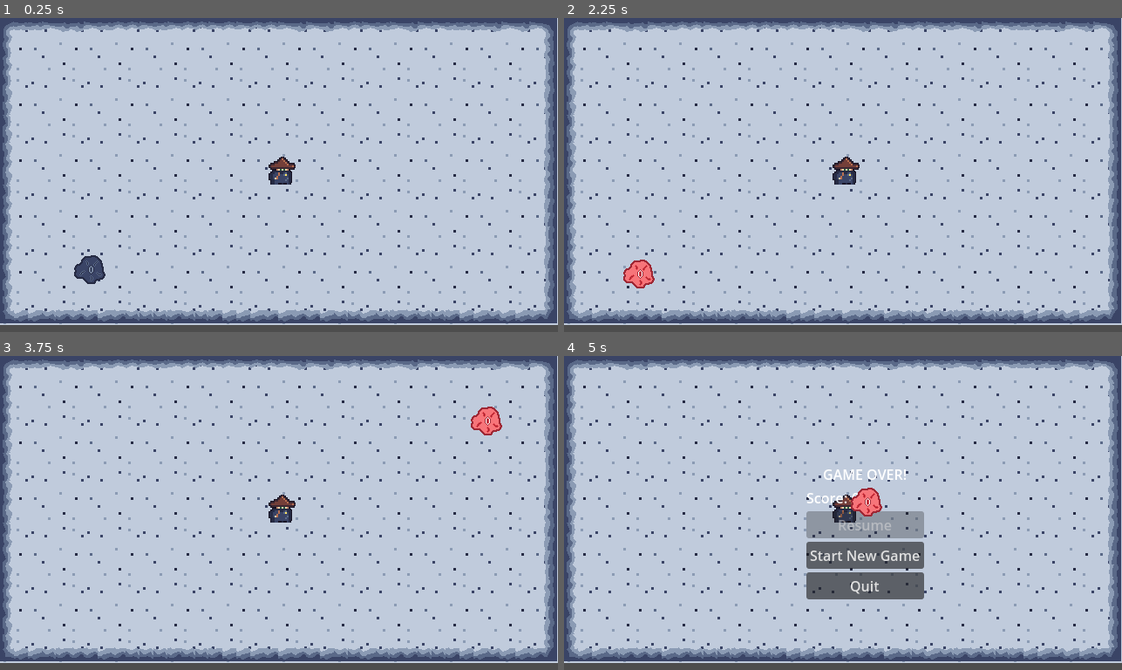
Above: before the commit, frames 1-4 (two rows, left to right).
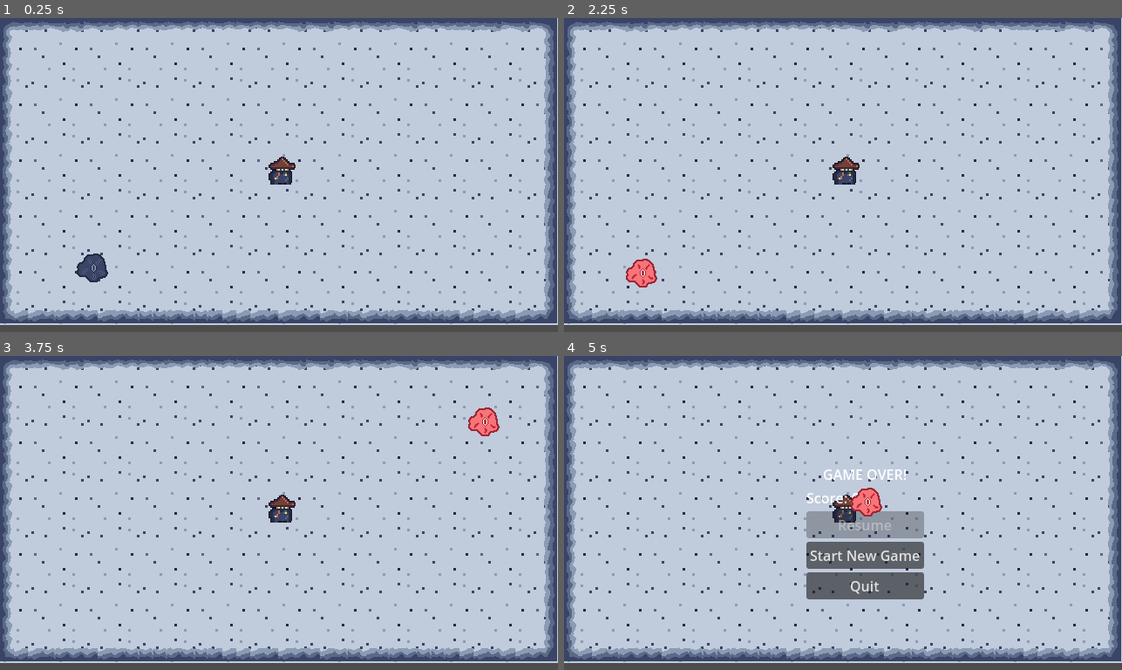
Above: after the commit, the same moments.

Repository: sthoni/winter_melonJam2023
Game: Godot game, scene res://level.tscn
Two runs of this game, one before a commit and one after it. Both use one fixed random seed, a clock stepped at 60 frames per second and the inputs below. Sound files missing from this copy of the repository are replaced by a short silence.
Inputs:
- Up to frame 1 (0.25 s): no input
- Up to frame 2 (2.25 s): hold Right (cast_right) 0.53-1.28 s; hold Down (cast_down) 1.28-2 s; click "Start New Game" at 2 s
- Up to frame 3 (3.75 s): hold Right (cast_right) 2.78-3.5 s; click "Start New Game" at 3.5 s
- Up to frame 4 (5 s): hold Up (cast_up) from 4.28 s (still down)

The runs differ from the first frame. In frame 1, 0.3% of the frame differs, in the area x 13-20%, y 75-85%; in frame 2, 0.2%; in frame 3, 0.2%; in frame 4, nothing differs.

Commit message:
Man hört wieder Schritte...

Diff:
--- a/Components/MovementComponent.gd
+++ b/Components/MovementComponent.gd
@@ -3,12 +3,28 @@
 
 @export var actor: CharacterBody2D
 @export var min_slide_angle: float = 0.0
+@export var step_sound: AudioStream
+
+@onready var step_timer: Timer = $StepTimer
+@onready var audio_player: AudioStreamPlayer = $AudioStreamPlayer
+
+var step_playing: bool = false
 
 # Called when the node enters the scene tree for the first time.
 func _ready() -> void:
 	actor.wall_min_slide_angle = min_slide_angle
 	actor.motion_mode = actor.MOTION_MODE_GROUNDED
+	audio_player.stream = step_sound
 
 
 func _physics_process(delta: float) -> void:
 	actor.move_and_slide()
+	if !step_playing && step_timer.is_stopped():
+		audio_player.play()
+		step_playing = true
+		step_timer.wait_time = 60.0 / actor.velocity.length()
+		step_timer.start()
+
+
+func _on_audio_stream_player_finished() -> void:
+	step_playing = false
--- /dev/null
+++ b/Components/MovementComponent.tscn
@@ -0,0 +1,13 @@
+[gd_scene load_steps=2 format=3 uid="uid://cvmb3p78x728s"]
+
+[ext_resource type="Script" path="res://Components/MovementComponent.gd" id="1_ey3ot"]
+
+[node name="MovementComponent" type="Node"]
+script = ExtResource("1_ey3ot")
+
+[node name="StepTimer" type="Timer" parent="."]
+one_shot = true
+
+[node name="AudioStreamPlayer" type="AudioStreamPlayer" parent="."]
+
+[connection signal="finished" from="AudioStreamPlayer" to="." method="_on_audio_stream_player_finished"]
--- a/EnemyMovementController.gd
+++ /dev/null
@@ -1,20 +0,0 @@
-extends Node
-class_name EnemyMovementController
-
-@export var SPEED: float = 50.0
-@onready var current_speed = SPEED
-var player: Character
-
-# Called when the node enters the scene tree for the first time.
-func _ready():
-	player = get_tree().get_first_node_in_group("player")
-
-
-# Called every frame. 'delta' is the elapsed time since the previous frame.
-func _process(_delta):
-	pass
-
-func calculate_movement(self_position) -> Vector2:
-	var direction = player.global_position - self_position
-	var new_velocity = direction.normalized() * current_speed
-	return new_velocity
--- a/character.tscn
+++ b/character.tscn
@@ -6,7 +6,8 @@
 [ext_resource type="PackedScene" uid="uid://wb64fs4i4iwv" path="res://Components/HealthComponent.tscn" id="5_7xr0c"]
 [ext_resource type="Script" path="res://player_movement_velocity_input.gd" id="5_be6xw"]
 [ext_resource type="Resource" uid="uid://cmulok0i3lkiw" path="res://player_movement_stats.tres" id="6_labsj"]
-[ext_resource type="Script" path="res://Components/MovementComponent.gd" id="7_34ugu"]
+[ext_resource type="PackedScene" uid="uid://cvmb3p78x728s" path="res://Components/MovementComponent.tscn" id="7_vvcke"]
+[ext_resource type="AudioStream" uid="uid://rmd4u127qfir" path="res://assets/audio/step.wav" id="8_632va"]
 
 [sub_resource type="CapsuleShape2D" id="CapsuleShape2D_jy0w3"]
 radius = 13.0
@@ -50,9 +51,9 @@
 actor = NodePath("..")
 movement_stats = ExtResource("6_labsj")
 
-[node name="MovementComponent" type="Node" parent="." node_paths=PackedStringArray("actor")]
-script = ExtResource("7_34ugu")
+[node name="MovementComponent" parent="." node_paths=PackedStringArray("actor") instance=ExtResource("7_vvcke")]
 actor = NodePath("..")
+step_sound = ExtResource("8_632va")
 
 [connection signal="timeout" from="Wand/CastTimer" to="Wand" method="cast"]
 [connection signal="body_entered" from="Area2D" to="." method="_on_area_2d_body_entered"]
--- a/enemies/enemy.gd
+++ b/enemies/enemy.gd
@@ -1,7 +1,6 @@
 extends CharacterBody2D
 class_name Enemy
 
-@onready var movement_controller: EnemyMovementController = $EnemyMovementController
 @onready var health_component: HealthComponent = $HealthComponent
 @onready var color: Global.EnemyType
 
@@ -16,14 +15,6 @@
 
 
 func _physics_process(_delta):
-	#velocity = movement_controller.calculate_movement(self.position)
-	#for i in get_slide_collision_count():
-		#var collision = get_slide_collision(i)
-		#if collision.get_collider() and collision.get_collider().name == "Character":
-			#var character: Character = collision.get_collider()
-			#self.position -= velocity.normalized()*3
-			#character.health_component.reduce_health(4)
-	#move_and_slide()
 	pass
 
 
--- a/enemies/enemy.tscn
+++ b/enemies/enemy.tscn
@@ -1,10 +1,11 @@
-[gd_scene load_steps=8 format=3 uid="uid://kh3gp6km022u"]
+[gd_scene load_steps=9 format=3 uid="uid://kh3gp6km022u"]
 
 [ext_resource type="Texture2D" uid="uid://bhsv71aw282lo" path="res://assets/enemy_proto.png" id="1_daqqq"]
 [ext_resource type="Script" path="res://enemies/enemy.gd" id="1_kc1q1"]
 [ext_resource type="PackedScene" uid="uid://wb64fs4i4iwv" path="res://Components/HealthComponent.tscn" id="4_bk7j2"]
-[ext_resource type="Script" path="res://Components/MovementComponent.gd" id="4_epvoa"]
+[ext_resource type="AudioStream" uid="uid://rmd4u127qfir" path="res://assets/audio/step.wav" id="5_aba5e"]
 [ext_resource type="Script" path="res://enemy_movement_velocity_ki.gd" id="5_f7054"]
+[ext_resource type="PackedScene" uid="uid://cvmb3p78x728s" path="res://Components/MovementComponent.tscn" id="6_h0hep"]
 [ext_resource type="Resource" uid="uid://coy5jvnkq8ot2" path="res://enemy_movement_stats.tres" id="6_rdo3t"]
 
 [sub_resource type="CircleShape2D" id="CircleShape2D_kbwjk"]
@@ -24,13 +25,13 @@
 
 [node name="HealthComponent" parent="." instance=ExtResource("4_bk7j2")]
 
-[node name="MovementComponent" type="Node" parent="." node_paths=PackedStringArray("actor")]
-script = ExtResource("4_epvoa")
-actor = NodePath("..")
-
-[node name="EnemyMovementStats" type="Node" parent="." node_paths=PackedStringArray("actor")]
+[node name="EnemyMovementVelocityKi" type="Node" parent="." node_paths=PackedStringArray("actor")]
 script = ExtResource("5_f7054")
 actor = NodePath("..")
 movement_stats = ExtResource("6_rdo3t")
 
+[node name="MovementComponent" parent="." node_paths=PackedStringArray("actor") instance=ExtResource("6_h0hep")]
+actor = NodePath("..")
+step_sound = ExtResource("5_aba5e")
+
 [connection signal="health_depleted" from="HealthComponent" to="." method="_on_health_component_health_depleted"]
--- a/level.tscn
+++ b/level.tscn
@@ -132,7 +132,6 @@
 
 [node name="Character" parent="." instance=ExtResource("4_stfbw")]
 position = Vector2(323, 175)
-speed = 150.0
 
 [node name="EnemySpawner" parent="." instance=ExtResource("5_jr0pq")]
 position = Vector2(567, 284)
Not shown: 1 places in character.tscn that only renumber resources
Not shown: 1 places in enemy.tscn that only renumber resources
